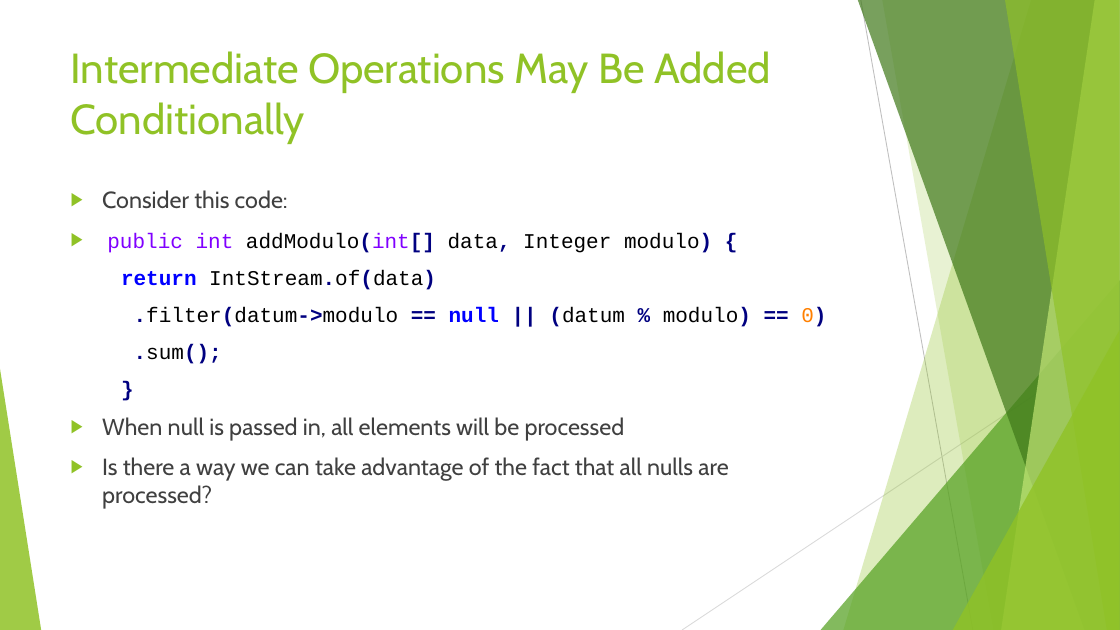
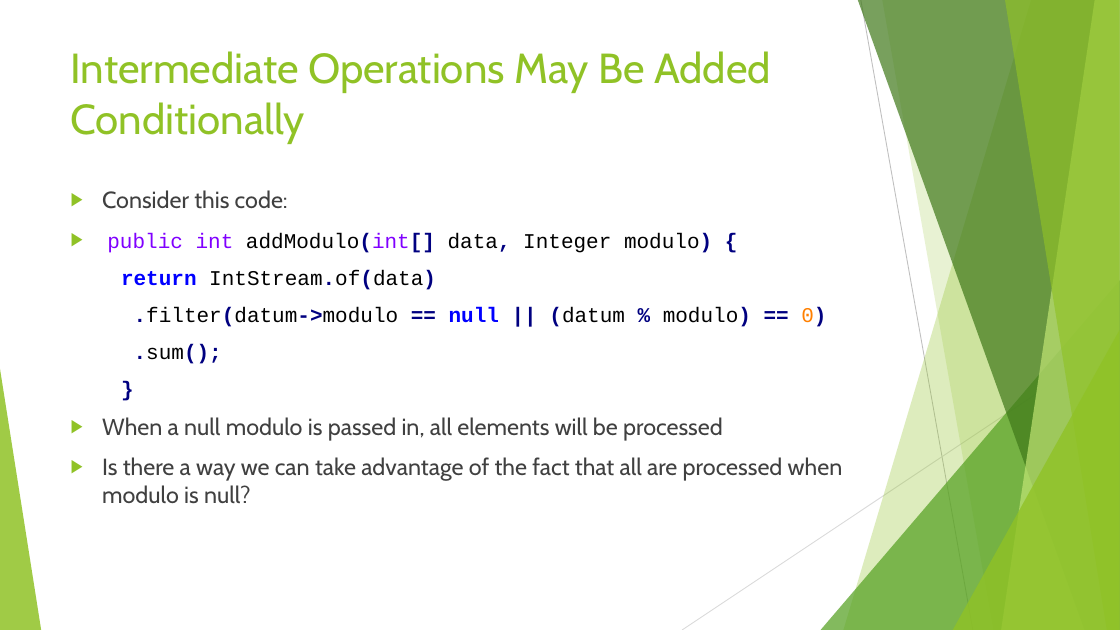
Before and after one commit to RichardRoda/2017-CodePaLOUsa-Lambda, a slide deck: slide 41 of Learning to Love the Lambda in the Stream.pptx (slide 39 before the commit). Drawn at 1120x630 pixels with LibreOffice and Linux fonts; fonts in the diff are those of the drawing. Boxes give left, top, right and bottom in pixels: in the first picture for what was removed or moved away, otherwise in the second. Text is boxed around its words. In the diff, an @@ line names an element or a change of style, - is before the commit and + after.

```diff
--- a/Learning to Love the Lambda in the Stream.pptx
+++ b/Learning to Love the Lambda in the Stream.pptx
@@ text at bbox=[102, 417, 843, 503]: text changed @@
-▶ When null is passed in, all elements will be processed
-▶ Is there a way we can take advantage of the fact that all nulls are processed?
+▶ When a null modulo is passed in, all elements will be processed
+▶ Is there a way we can take advantage of the fact that all are processed when modulo is null?
```
Also in this commit, not shown: 9 other slides changed, 3 slides added, 1 other file.
